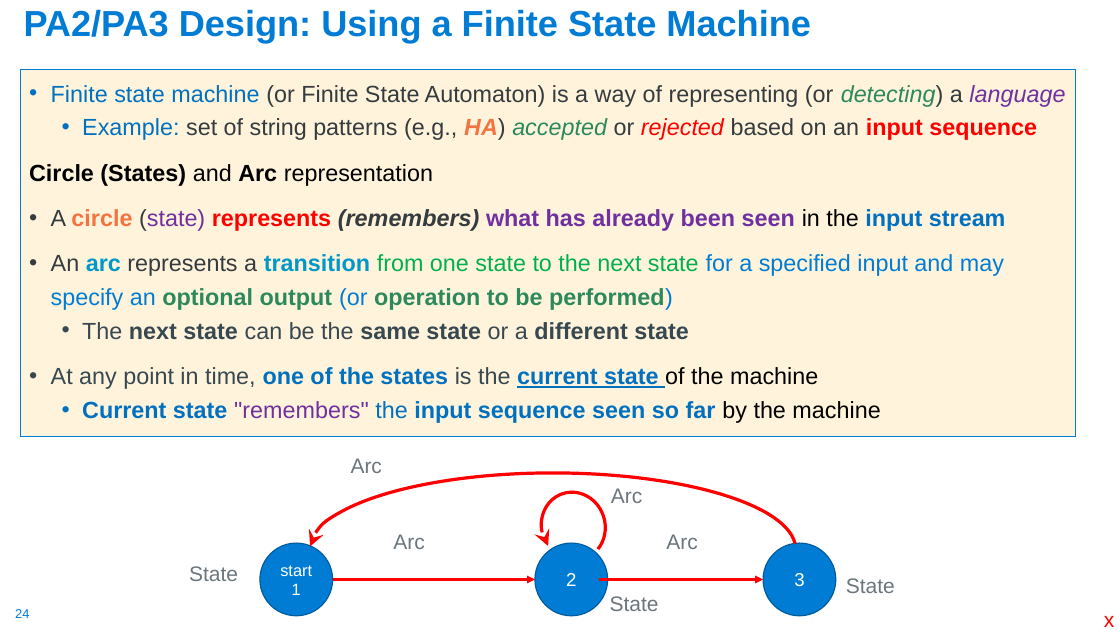
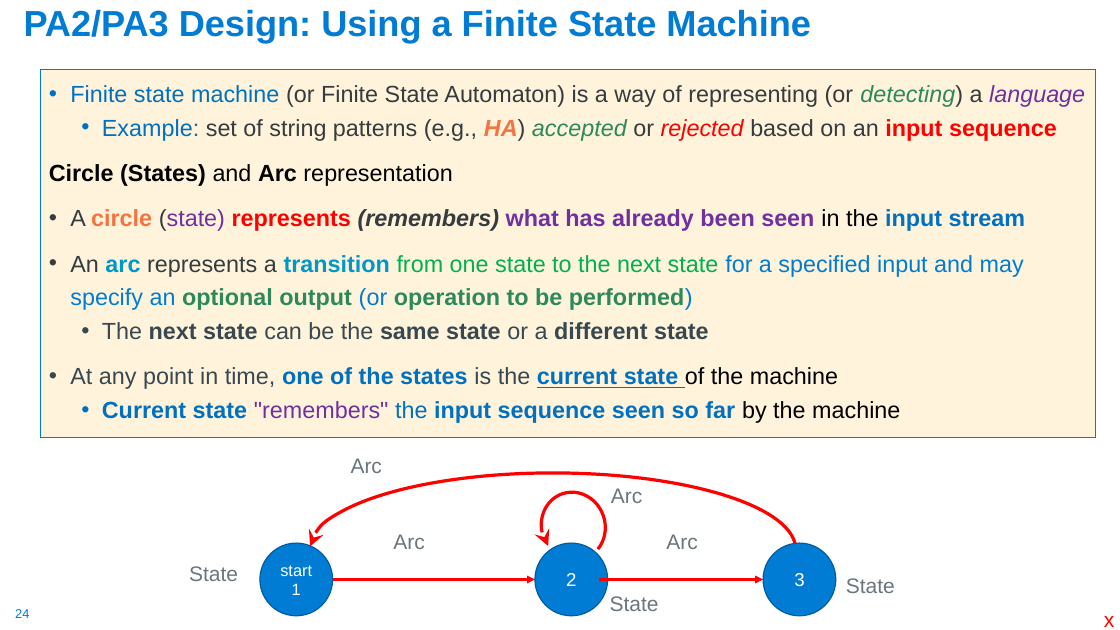
Before and after one commit to cse30-sp24/Muller-Slides, a slide deck: slide 24 of 01-C-Part1.pptx. Drawn at 1120x630 pixels with LibreOffice and Linux fonts; fonts in the diff are those of the drawing. Boxes give left, top, right and bottom in pixels: in the first picture for what was removed or moved away, otherwise in the second. Text is boxed around its words. In the diff, an @@ line names an element or a change of style, - is before the commit and + after.

```diff
--- a/01-C-Part1.pptx
+++ b/01-C-Part1.pptx
@@ text "Finite state machine (or Finite ..." moved from (x1=21, y1=69, x2=1076, y2=437) to (x1=40, y1=70, x2=1096, y2=438) @@
```
Also in this commit, not shown: 20 other slides changed, 1 slide added, 1 other file.
